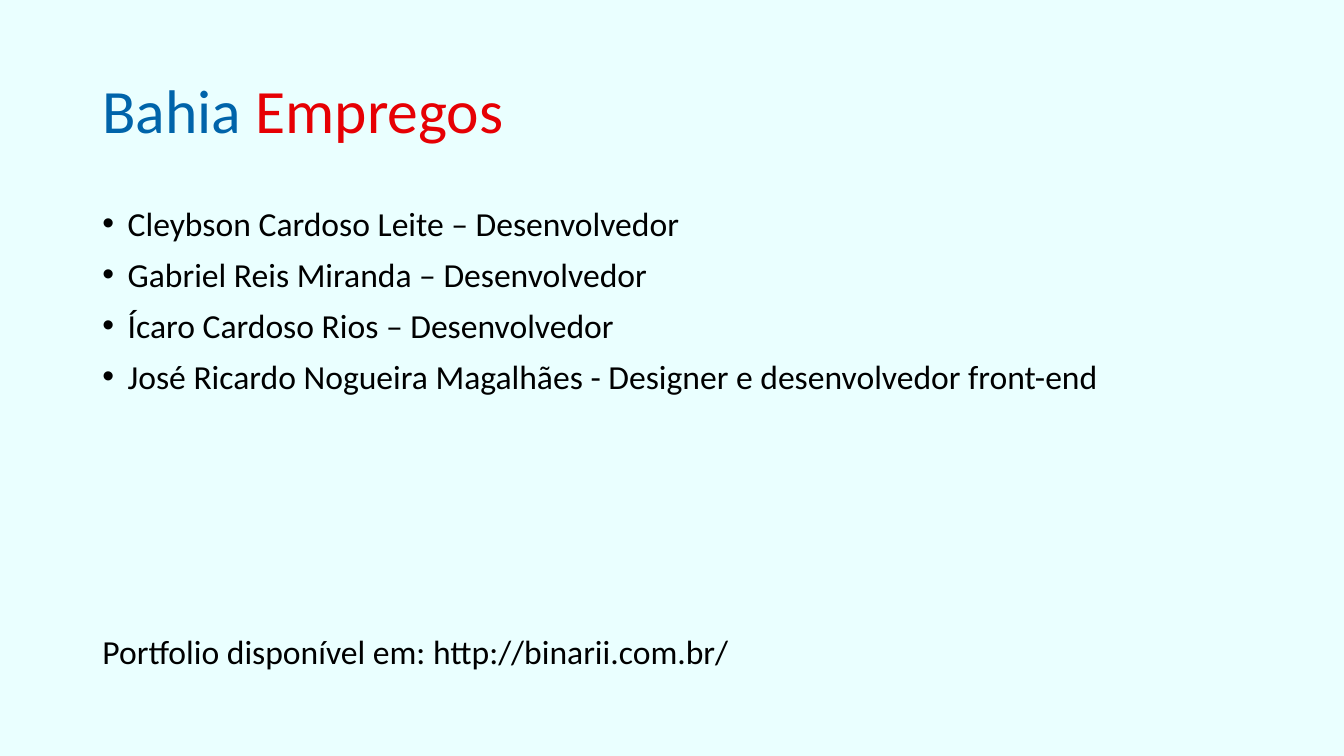
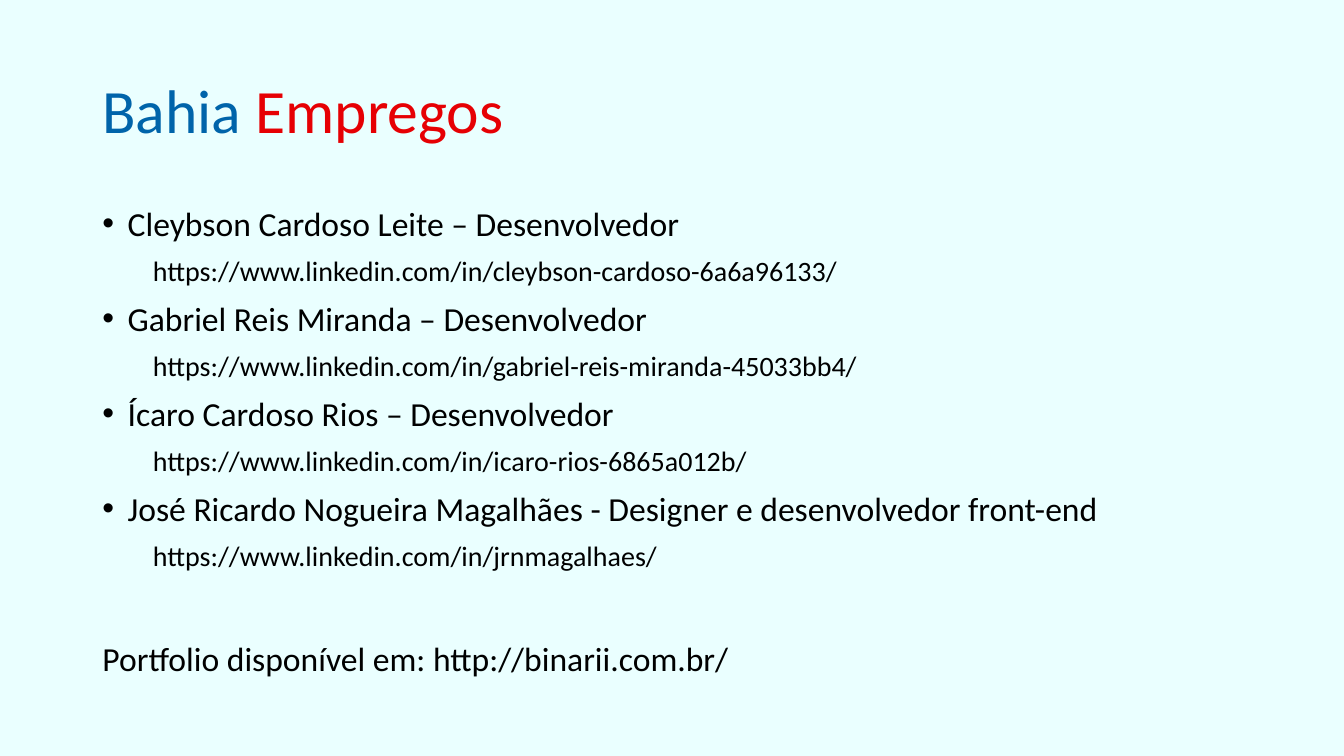
Before and after one commit to IcaroRios/CPBA2017HackatonDesafiosBahia, a slide deck: slide 2 of materiais/Apresentação1.pptx. Drawn at 1344x756 pixels with LibreOffice and Linux fonts; fonts in the diff are those of the drawing. Boxes give left, top, right and bottom in pixels: in the first picture for what was removed or moved away, otherwise in the second. Text is boxed around its words. In the diff, an @@ line names an element or a change of style, - is before the commit and + after.

```diff
--- a/materiais/Apresentação1.pptx
+++ b/materiais/Apresentação1.pptx
@@ text at (153, 261, 837, 286): paragraph added @@
+  https://www.linkedin.com/in/cleybson-cardoso-6a6a96133/
@@ text at (153, 356, 857, 381): paragraph added @@
+  https://www.linkedin.com/in/gabriel-reis-miranda-45033bb4/
@@ text at (153, 451, 747, 476): paragraph added @@
+  https://www.linkedin.com/in/icaro-rios-6865a012b/
@@ text at (153, 546, 657, 571): paragraph added @@
+  https://www.linkedin.com/in/jrnmagalhaes/
```
Also in this commit, not shown: 2 other slides changed, 1 slide added, 1 other file.
